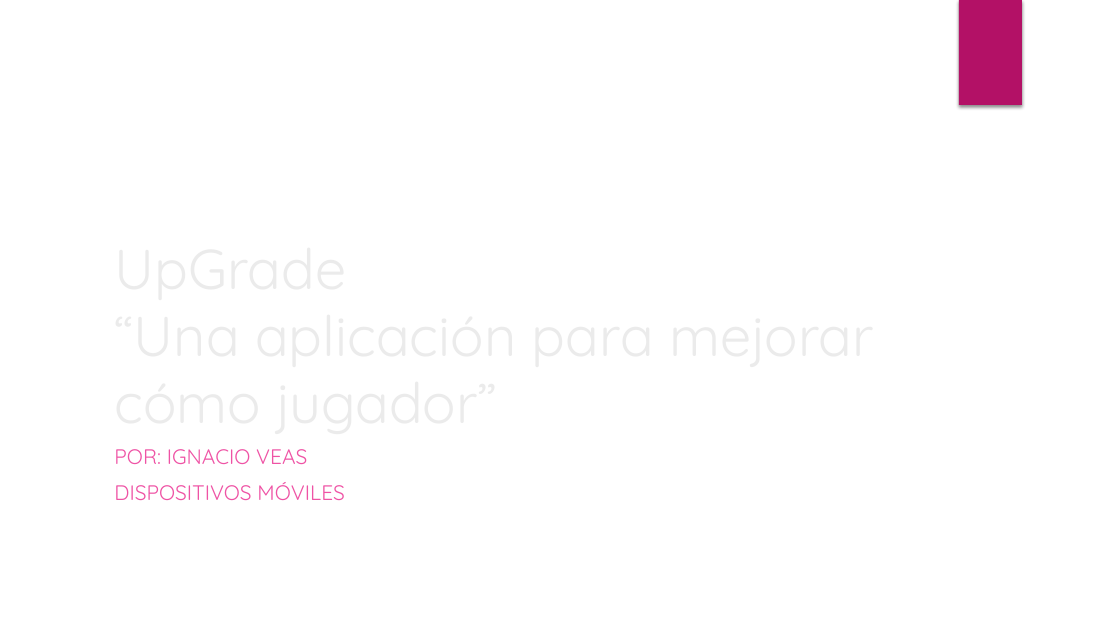
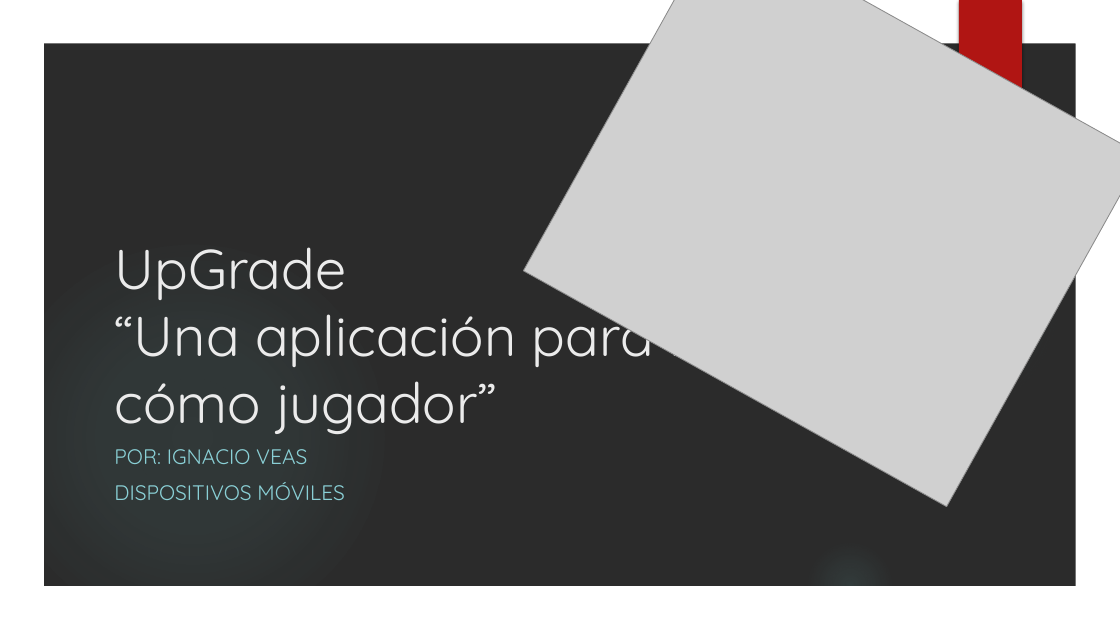
Before and after one commit to Katakur/Up_Grade, a slide deck: slide 1 of UpGrade.pptx. Drawn at 1120x630 pixels with LibreOffice and Linux fonts; fonts in the diff are those of the drawing; grey boxes stand for pictures; background and template pictures are left out; a plain dark background stands for a picture behind light text. Boxes give left, top, right and bottom in pixels: in the first picture for what was removed or moved away, otherwise in the second. Text is boxed around its words. In the diff, an @@ line names an element or a change of style, - is before the commit and + after.

```diff
--- a/UpGrade.pptx
+++ b/UpGrade.pptx
@@ group added at box(0, 0, 1120, 630): 3 ellipses, 1 freeform shape @@
@@ picture added at box(523, 0, 1120, 507) @@
@@ rectangle at box(959, 0, 1022, 105): fill #B31166 to #B01513 @@
@@ subtitle "POR: IGNACIO VEAS" at box(114, 449, 345, 500): text colour #EF53A5 to #8AD0D6 @@
```
Also in this commit, not shown: 7 other slides changed, 3 slides added, 2 slides removed, 1 other file.
